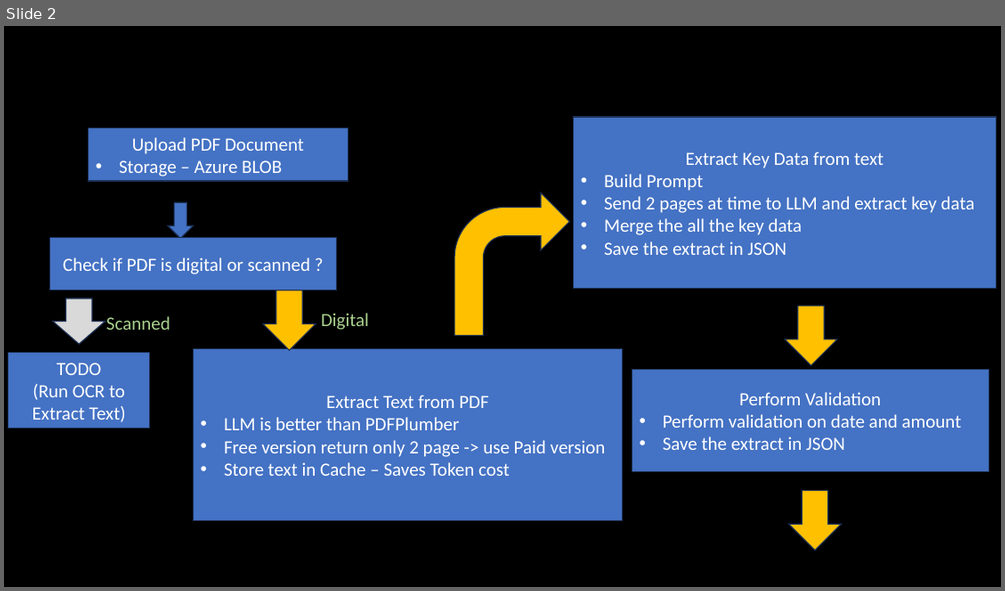
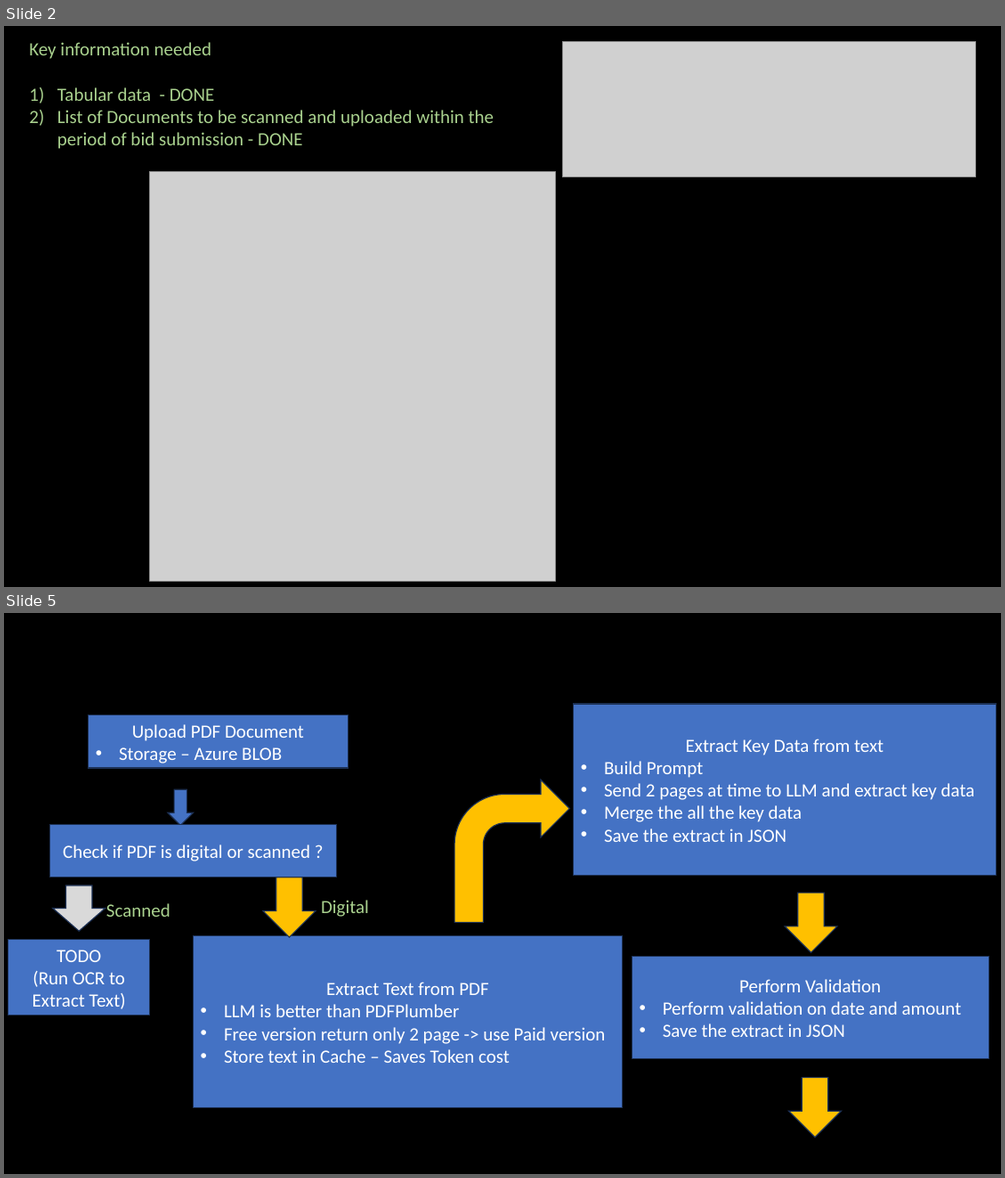
Before and after one commit to ash322ash422/ai_projects, a slide deck: TenderExtractor/notes.pptx. Shown one above the other, each under a label of ours: slide 2 before the commit, slides 2 and 5 after it; the slides between them are not shown. The pictures are 1005x591 and 1005x1178 pixels, drawn with LibreOffice and Linux fonts; fonts in the diff are those of the drawing; grey boxes stand for pictures; background and template pictures are left out. Boxes give left, top, right and bottom in pixels: in the first picture for what was removed or moved away, otherwise in the second. Text is boxed around its words. In the diff, an @@ line names an element or a change of style, - is before the commit and + after.

```diff
--- a/TenderExtractor/notes.pptx
+++ b/TenderExtractor/notes.pptx
@@ slide 2 added at [4, 26, 1001, 587], background #000000 @@
@@ text added at [29, 42, 494, 149], 18 pt, text #A9D18E @@
+Key information needed
+1) Tabular data - DONE
+2) List of Documents to be scanned and uploaded within the period of bid submission - DONE
@@ picture added at [563, 41, 975, 177] @@
@@ picture added at [150, 171, 555, 580] @@
@@ what was slide 2 is now slide 5 @@
```
Also in this commit, not shown: 3 other slides added, 1 slide removed, 57 other files.
